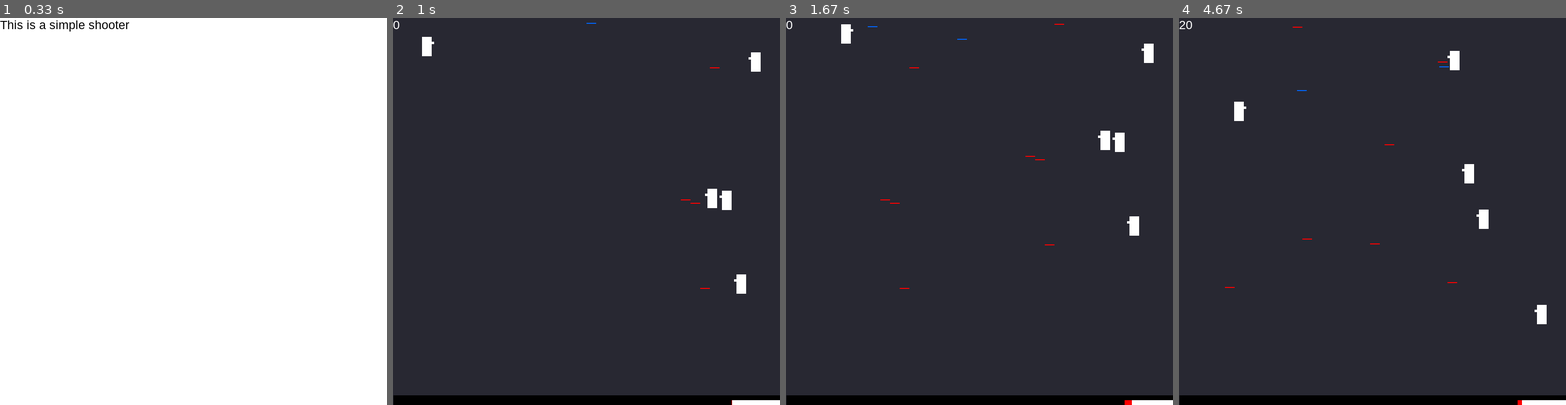
Above: before the commit, frames 1-4 (left to right).
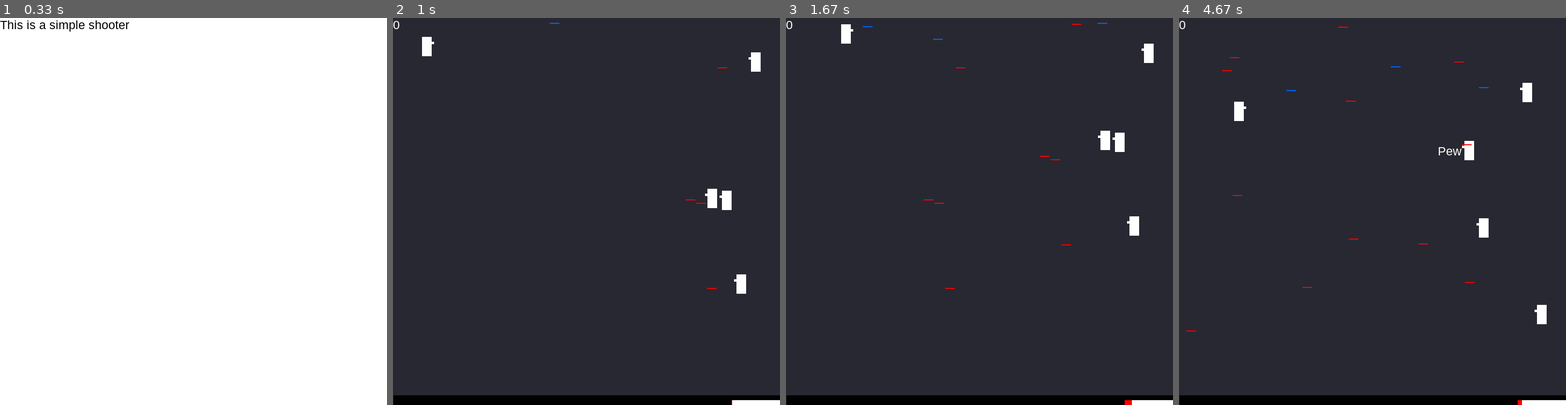
Above: after the commit, the same moments.

Repository: zwang20/SimpleShooter
Game: pygame game, started from simple_shooter.py
Same seed, same stepped clock (60 frames per second), same inputs: the game is played once before the commit and once after it.
Inputs:
- Up to frame 1 (0.33 s): no input
- Up to frame 2 (1 s): tap Space at 0.33 s; hold D from 0.67 s (still down)
- Up to frame 3 (1.67 s): release D at 1.13 s; hold W 1.17-1.47 s; tap Space at 1.23, 1.57 s; hold D from 1.5 s (still down)
- Up to frame 4 (4.67 s): tap Space at 1.87, 2.07, 2.37, 2.63, 2.97, 3.27, 3.4, 3.8, 4.1, 4.47 s; release D at 1.97 s; hold A 2-2.53 s; hold S 2.57-2.87 s; hold A 2.9-3.3 s; hold W 3.33-3.7 s; hold D 3.73-4.37 s; hold S from 4.4 s (still down)

Frame 1 is identical in both runs. In frame 2, less than 0.1% of the frame differs, in the area x 40-87%, y 1-70%; in frame 3, 0.1%; in frame 4, 0.9%, in the area x 0-92%, y 0-81%.

Commit message:
Slower bullets

Diff:
--- a/simple_shooter.py
+++ b/simple_shooter.py
@@ -114,7 +114,7 @@
 class Bullet:
     width = 2
     length = 20
-    speed = 10
+    speed = 8
     good = []
     bad = []
 
